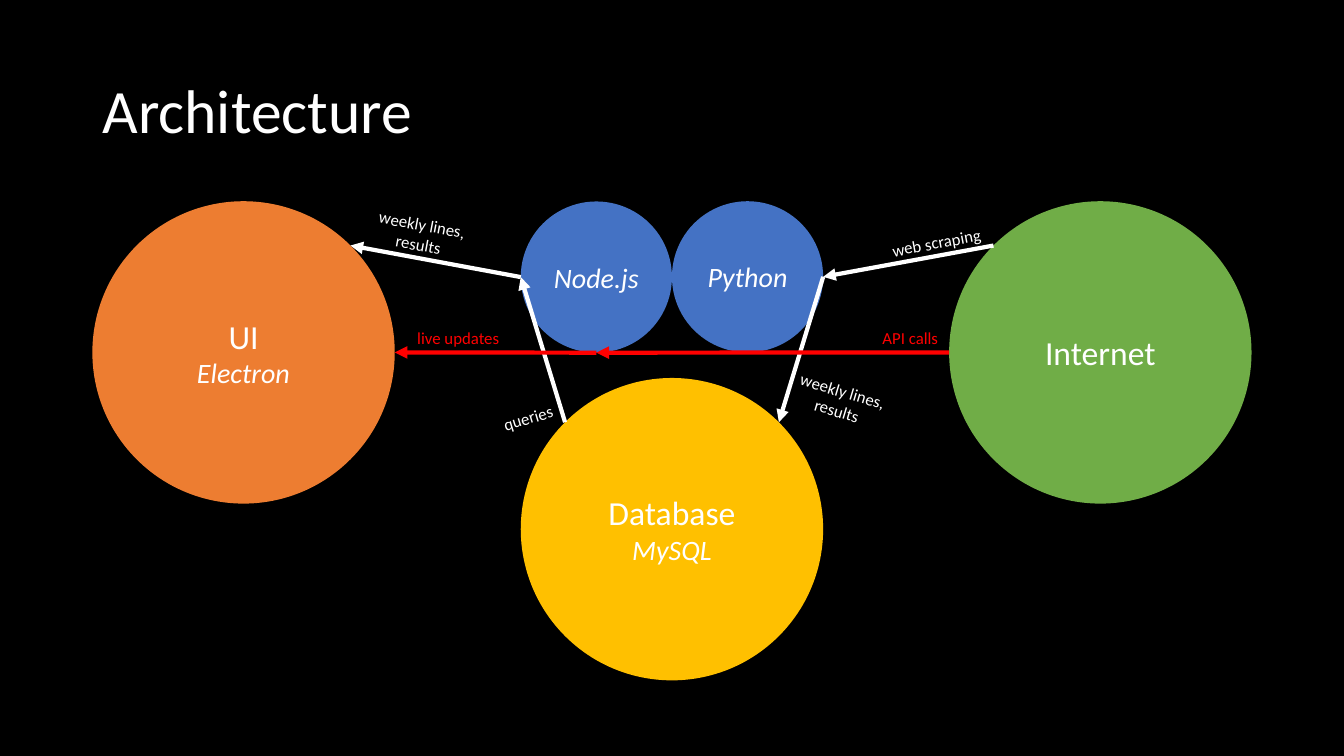
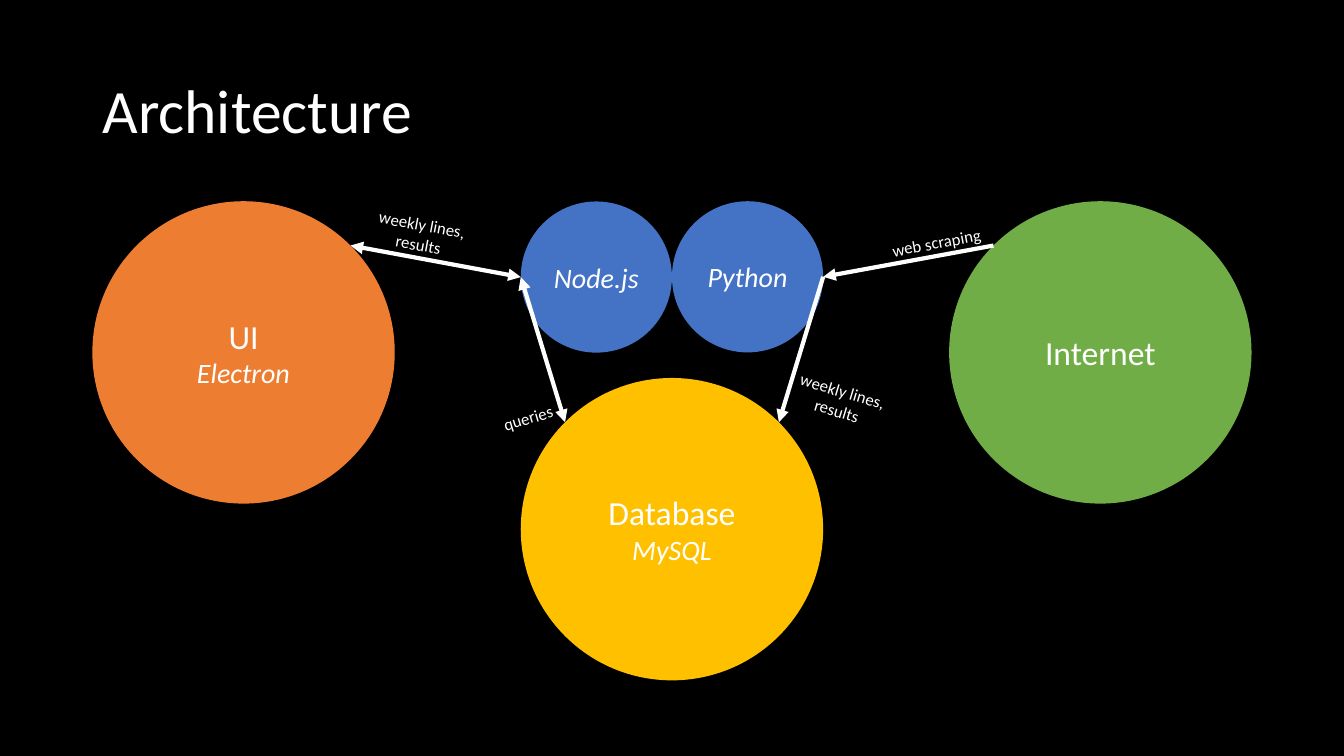
Before and after one commit to EECE3093C/team-project-the-over-under, a slide deck: slide 3 of Mainline Overview.pptx. Drawn at 1344x756 pixels with LibreOffice and Linux fonts; fonts in the diff are those of the drawing. Boxes give left, top, right and bottom in pixels: in the first picture for what was removed or moved away, otherwise in the second. Text is boxed around its words. In the diff, an @@ line names an element or a change of style, - is before the commit and + after.

Commit message:
another ppt update

```diff
--- a/Mainline Overview.pptx
+++ b/Mainline Overview.pptx
@@ arrow (521, 277) - (351, 246): arrow to double arrow @@
@@ arrow (566, 422) - (521, 277): arrow to double arrow @@
@@ arrow removed from (597, 353) to (395, 353) @@
@@ text removed at (417,332,499,347) @@
-live updates
@@ arrow removed from (950, 353) to (597, 353) @@
@@ text removed at (882,332,938,344) @@
-API calls
```
